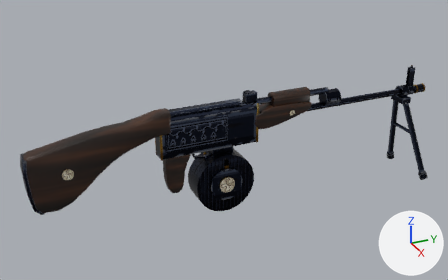
Renders of the glTF model assets/models/gun/hmg_drum_base.glb from each side of a commit.
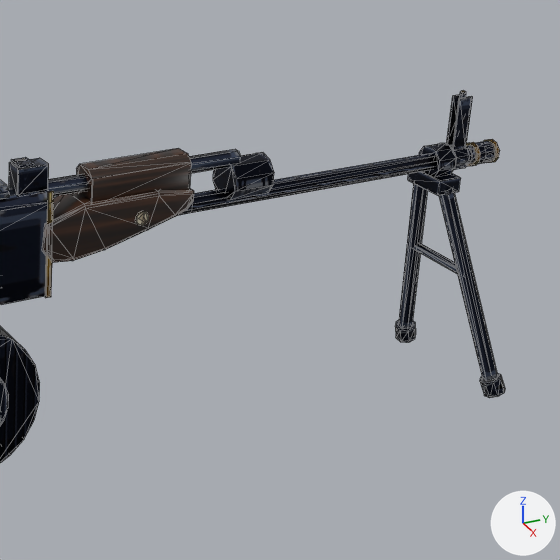
There are two pictures of each version: one whole from a 50 mm camera at (1.341, -0.43, 0.681) aimed at (-0.036, 0.19, -0.008), one close up on the part from 53% to 100% of the width and 11% to 86% of the height. The lights are fixed; the arrows at lower right show +X, +Y and +Z. The first two pictures are the older version. The close-ups show mesh edges as thin lines. Where no turn or scale is listed for an object, it has been applied to the vertices. Vertices at exactly the same position are counted once.

In view in the first close-up: 'furniture', 'magazine', 'receiver'.
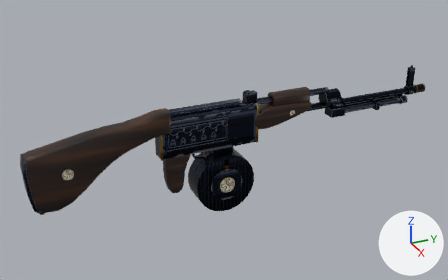
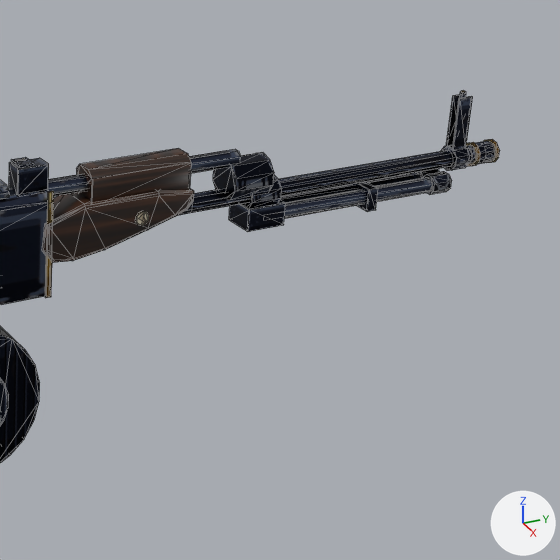
Pixel boxes (x1, y1, x2, y2) of what changed, in the close-ups (560 x 560 px; the box of a moved part takes in the faces that stretch with it):
'receiver', reshaped: before (0, 90, 505, 398); after (0, 90, 500, 305)
part 1 of me_receiver, moved or reshaped: before (419, 143, 456, 176); after (245, 175, 282, 207)
part 2 of me_receiver, moved or reshaped: before (398, 183, 428, 329); after (280, 172, 422, 202)
part 3 of me_receiver, moved or reshaped: before (439, 188, 498, 381); after (285, 177, 433, 218)
part 4 of me_receiver, moved or reshaped: before (408, 171, 461, 273); after (229, 182, 378, 232)
part 5 of me_receiver, moved or reshaped: before (395, 320, 505, 398); after (418, 169, 452, 195)

Diff of the bpy script that builds the scene:
```diff
--- a/assets/models/gun/hmg_drum_base.glb.py
+++ b/assets/models/gun/hmg_drum_base.glb.py
@@ me_receiver @@
 # used by ob_receiver; location = (0.0, 0.0, 0.0)
-me_receiver.from_pydata(...)  # 598 vertices, 1092 faces; spans x -0.09..0.09, y -0.006..0.816, z -0.202..0.135
+me_receiver.from_pydata(...)  # 598 vertices, 1092 faces; spans x -0.021..0.021, y -0.006..0.816, z -0.031..0.135
+# me_receiver part 1: the loose piece of 20 vertices spanning x -0.017..0.017, y 0.73..0.752, z 0.042..0.078 is scaled about its middle by (0.889, 1.59, 0.889), then moved by (0.0, -0.229, 0.0)
+# me_receiver part 2: the loose piece of 16 vertices spanning x -0.083..-0.012, y 0.732..0.798, z -0.183..0.037 is multiplied about its middle by the matrix ((0.0, -0.924, -0.216), (-0.23, 0.209, -0.896), (0.921, 0.052, -0.224)), then moved by (0.039, -0.148, 0.111)
+# me_receiver part 3: the loose piece of 16 vertices spanning x 0.012..0.083, y 0.732..0.798, z -0.183..0.037 is multiplied about its middle by the matrix ((0.0, -0.924, -0.216), (0.23, 0.209, -0.896), (0.921, -0.052, 0.224)), then moved by (-0.039, -0.148, 0.111)
+# me_receiver part 4: 40 of 598 vertices moved; they spanned x -0.047..0.047, y 0.726..0.767, z -0.065..0.047 and now span x -0.02..0.02, y 0.49..0.65, z 0.024..0.05; mean shift (0.0, -0.188, 0.058); largest move (-0.047, 0.767, -0.062) -> (0.018, 0.491, 0.049)
+# me_receiver part 5: 32 of 598 vertices moved; they spanned x -0.09..0.09, y 0.779..0.807, z -0.202..-0.176 and now span x -0.019..0.019, y 0.725..0.748, z 0.027..0.048; mean shift (0.0, -0.056, 0.227); largest move (0.09, 0.8, -0.194) -> (0.005, 0.748, 0.048)
 me_receiver.materials.append(mat_hmg_drum_base)
```
